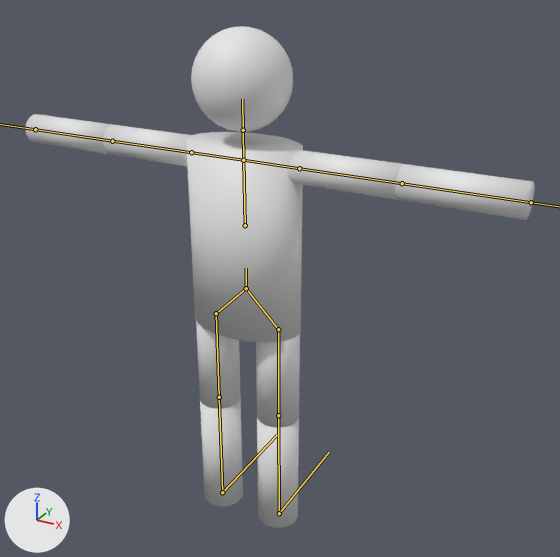
Before and after pictures for a commit that changed the FBX model Content/Resources/Character02.fbx.
Before and after are seen from a 50 mm lens placed at (0.632, -1.03, 1.006), pointed at (0.063, 0.004, 0.489). The axes (+X, +Y, +Z) are drawn at lower left. The lights are the same throughout. The bones that bend it are drawn over the model as lines.
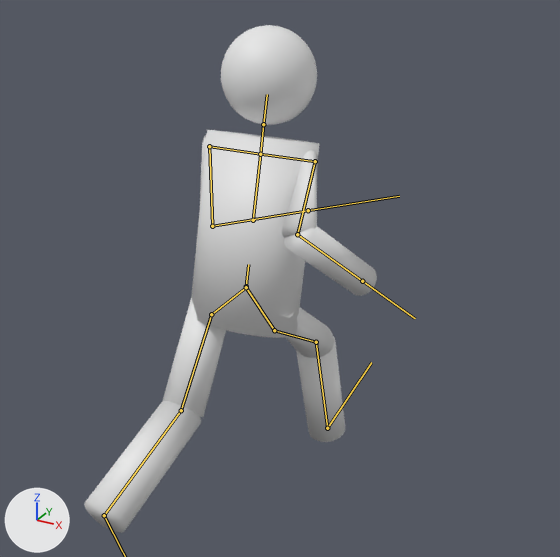
The newer file adds an action. The first version stands in its rest pose; the second is drawn at frame 31 of the action 'Character|run'.

Pixel boxes (x1, y1, x2, y2) of what changed, in the pictures (560 x 557 px):
'mesh', posed (42% narrower)
    before: (26, 26, 535, 528)
    after: (84, 25, 377, 533)
bone 'spine01', root to tip
    before: (246, 288) to (246, 268)
    after: (246, 286) to (248, 264)
bone 'upperarm_l', root to tip
    before: (191, 152) to (112, 141)
    after: (209, 146) to (212, 226)
bone 'lowerarm_l', root to tip
    before: (112, 141) to (35, 129)
    after: (212, 226) to (308, 210)
bone 'upperarm_r', root to tip
    before: (299, 168) to (402, 183)
    after: (315, 161) to (297, 234)
bone 'lowerarm_r', root to tip
    before: (402, 183) to (531, 202)
    after: (297, 234) to (362, 281)
bone 'thigh_l', root to tip
    before: (216, 313) to (219, 397)
    after: (211, 314) to (181, 410)
bone 'calf_l', root to tip
    before: (219, 397) to (222, 492)
    after: (181, 410) to (104, 515)
bone 'thigh_r', root to tip
    before: (278, 329) to (278, 415)
    after: (274, 330) to (316, 342)
bone 'calf_r', root to tip
    before: (278, 415) to (279, 513)
    after: (316, 342) to (327, 428)

What the commit changed:
Bone 'spine01' (bone_spine01) moves from (0.0, 0.0, 0.0) to (0.0, 0.04, 0.0).
Bone 'spine01' (bone_spine01) turns from (0, 0, 0) to (-14, 0, 0) degrees about its own x, y and z.
Bone 'upperarm_l' (bone_upperarm_l) turns from (0, 0, 0) to (-46, 51, 41) degrees about its own x, y and z.
Bone 'lowerarm_l' (bone_lowerarm_l) turns from (0, 0, 0) to (-98, -16, 18) degrees about its own x, y and z.
Bone 'upperarm_r' (bone_upperarm_r) turns from (0, 0, 0) to (50, -12, -80) degrees about its own x, y and z.
Bone 'lowerarm_r' (bone_lowerarm_r) turns from (0, 0, 0) to (-115, 14, -23) degrees about its own x, y and z.
Bone 'thigh_l' (bone_thigh_l) turns from (0, 0, 0) to (0, 0, 23) degrees about its own x, y and z.
Bone 'calf_l' (bone_calf_l) turns from (0, 0, 0) to (0, 0, 35) degrees about its own x, y and z.
Bone 'thigh_r' (bone_thigh_r) turns from (0, 0, 0) to (2, -1, 72) degrees about its own x, y and z.
Bone 'calf_r' (bone_calf_r) turns from (0, 0, 0) to (0, 0, -47) degrees about its own x, y and z.
